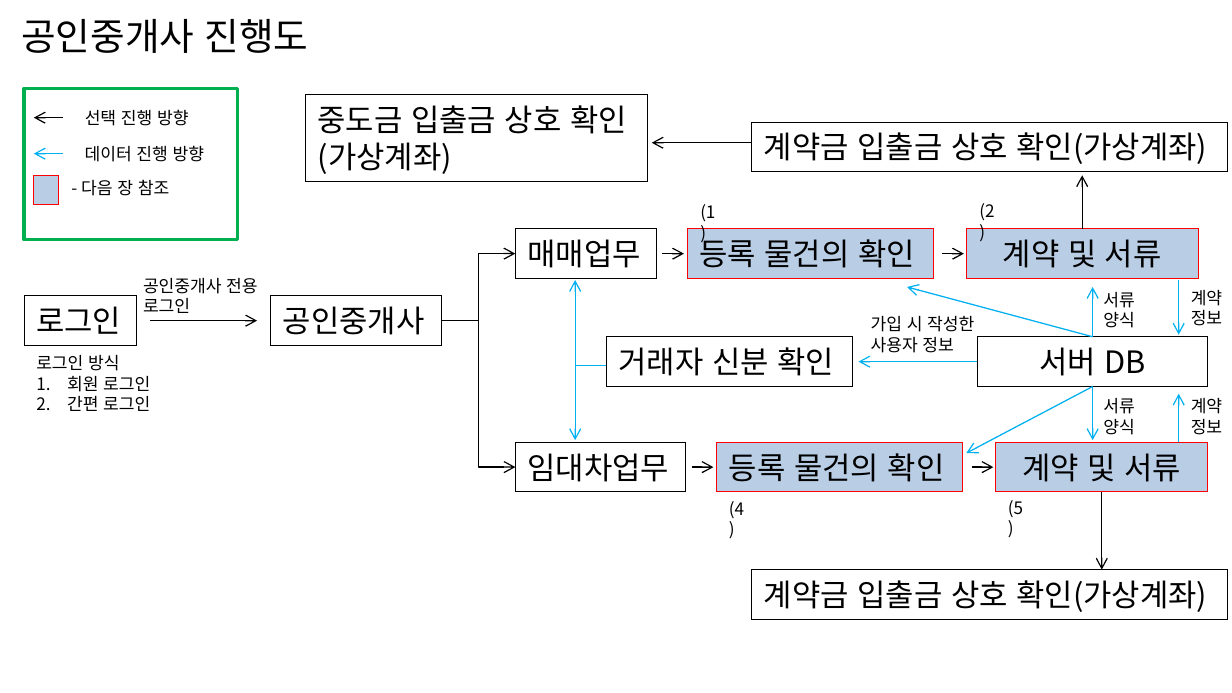
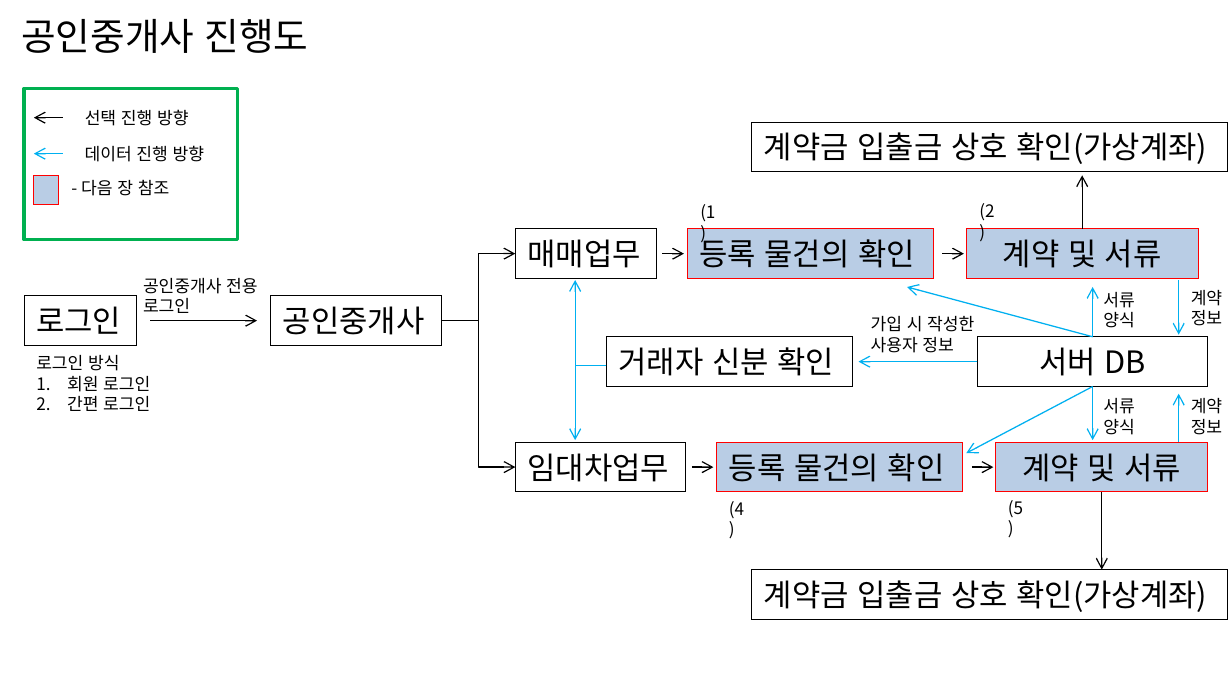
Before and after one commit to cl0cktree/fixability, a slide deck: slide 5 of 공용폴더/이용컨탠츠별페이지접근-계약.pptx (slide 2 before the commit). Drawn at 1232x693 pixels with LibreOffice and Linux fonts; fonts in the diff are those of the drawing. Boxes give left, top, right and bottom in pixels: in the first picture for what was removed or moved away, otherwise in the second. Text is boxed around its words. In the diff, an @@ line names an element or a change of style, - is before the commit and + after.

```diff
--- a/공용폴더/이용컨탠츠별페이지접근-계약.pptx
+++ b/공용폴더/이용컨탠츠별페이지접근-계약.pptx
@@ rectangle removed at (306, 95, 648, 182) @@
-중도금 입출금 상호 확인
-(가상계좌)
@@ arrow removed from (752, 143) to (652, 143) @@
```
Also in this commit, not shown: 1 other slide changed, 3 slides added.
